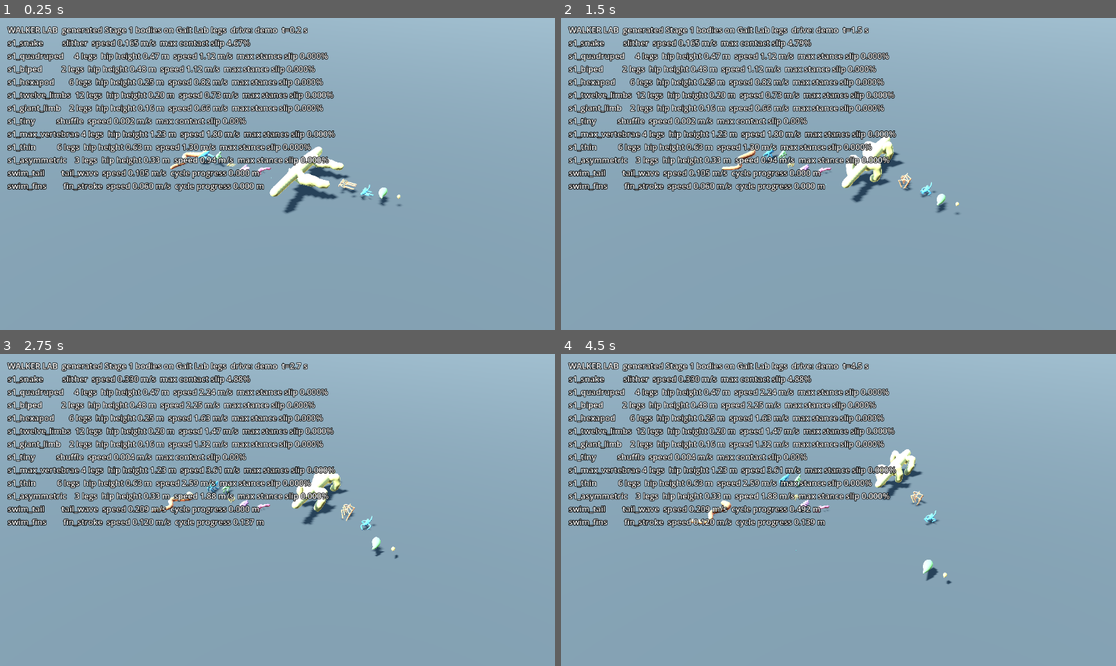
Above: before the commit, frames 1-4 (two rows, left to right).
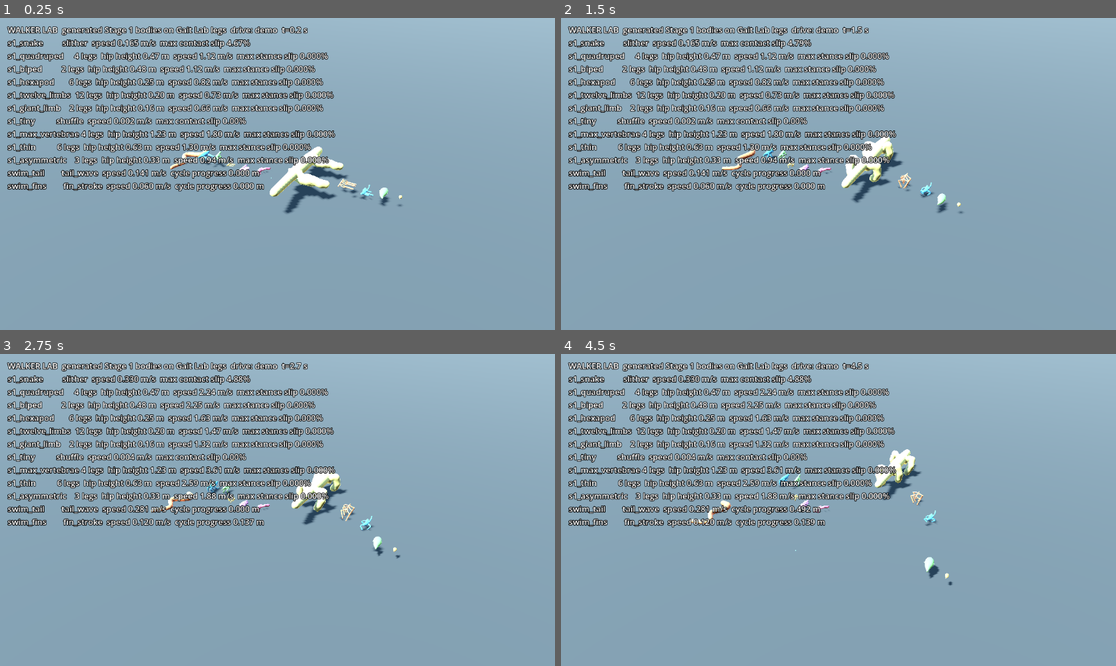
Above: after the commit, the same moments.

Repository: jjthillens-oss/pangaea
Game: Godot game, scene res://walker_lab.tscn
Two runs of this game, one before a commit and one after it. Both use one fixed random seed, a clock stepped at 60 frames per second and the inputs below. This scene is started directly instead of the project's main scene.
Inputs (mouse positions are in pixels of both pictures, inside the frame that each line leads up to):
- Up to frame 1 (0.25 s): no input
- Up to frame 2 (1.5 s): tap Enter at 0.5 s; move the mouse to (960, 158) at 0.52 s; hold D 0.53-1.25 s; tap Tab at 0.6 s; click (960, 158) at 0.67 s; tap E at 0.8 s; drag from (727, 189) to (810, 236) at 1.27 s
- Up to frame 3 (2.75 s): move the mouse to (333, 441) at 2.02 s; hold D from 2.03 s (still down); tap R at 2.1 s; tap T at 2.3 s
- Up to frame 4 (4.5 s): release D at 2.75 s; drag from (810, 572) to (672, 463) at 2.77 s; move the mouse to (1005, 556) at 3.52 s; hold A 3.53-4.25 s; tap Tab at 3.6 s; tap E at 3.8 s; drag from (672, 463) to (755, 432) at 4.27 s

The runs differ from the first frame. In frame 1, 0.3% of the frame differs, in the area x 25-73%, y 41-63%; in frame 2, 0.3%; in frame 3, 0.3%; in frame 4, 0.4%, in the area x 24-71%, y 30-75%.

Commit message:
Document and render proposed aquatic gait

Diff:
--- a/prototypes/creature-lab/domain/swim_drive.gd
+++ b/prototypes/creature-lab/domain/swim_drive.gd
@@ -80,9 +80,7 @@
 	# Buoyancy is neutral: no acceleration toward or away from a surface.
 	root_pitch = deg_to_rad(4.0) * clampf(throttle, -1.0, 1.0)
 	root_roll = deg_to_rad(4.0) * clampf(turn, -1.0, 1.0)
-	var up := Basis(Vector3.UP, -yaw) * (posed_root_transform().basis * Vector3.UP)
-	max_pitch = maxf(max_pitch, absf(atan2(up.z, up.y)))
-	max_roll = maxf(max_roll, absf(atan2(up.x, up.y)))
+	sample_root_orientation()
 	var old_cycle := floori(cycles)
 	cycles += wave_hz * dt * clampf(absf(v) / speed_top, 0.25, 1.0)
 	phase = fposmod(cycles, 1.0)
@@ -109,6 +107,12 @@
 	return Transform3D(Basis(Vector3.UP, yaw) * Basis.from_euler(Vector3(root_pitch, 0.0, root_roll)), position)
 
 
+func sample_root_orientation() -> void:
+	var up := Basis(Vector3.UP, -yaw) * (posed_root_transform().basis * Vector3.UP)
+	max_pitch = maxf(max_pitch, absf(atan2(up.z, up.y)))
+	max_roll = maxf(max_roll, absf(atan2(up.x, up.y)))
+
+
 func within_stability_gate() -> bool:
 	return max_pitch <= deg_to_rad(5.0) and max_roll <= deg_to_rad(5.0)
 
--- a/prototypes/creature-lab/lab_swim.gd
+++ b/prototypes/creature-lab/lab_swim.gd
@@ -13,15 +13,20 @@
 		var tail = LabSpine.body("fish")
 		tail.add_part("tail_fluke", {"host": "spine", "u": 1000, "ring": 500, "elev": 0})
 		tail.add_part("fin", {"host": "spine", "u": 400, "ring": 0})
+		_add_fin_pair(tail, 3)
 		return tail
 	if body_name == "swim_fins":
 		var fins = LabSpine.body("tadpole")
-		var attach: String = fins.vertebrae[2]["id"]
-		var p: Vector3 = fins.position_m(2)
-		var s: float = fins.scale_m()
-		var base := Vector3i(roundi(p.x / s), roundi(p.y / s), roundi(p.z / s))
-		var limb: String = fins.add_limb(attach, [[base + Vector3i(75, 0, 0), 45],
-				[base + Vector3i(220, 0, 25), 30]], true)
-		fins.add_part("flipper", {"host": limb + ":end", "u": 1000, "ring": 250, "mirror": true})
+		_add_fin_pair(fins, 2)
 		return fins
 	return null
+
+
+static func _add_fin_pair(desc: RefCounted, vertebra: int) -> void:
+	var attach: String = desc.vertebrae[vertebra]["id"]
+	var p: Vector3 = desc.position_m(vertebra)
+	var s: float = desc.scale_m()
+	var base := Vector3i(roundi(p.x / s), roundi(p.y / s), roundi(p.z / s))
+	var limb: String = desc.add_limb(attach, [[base + Vector3i(75, 0, 0), 45],
+			[base + Vector3i(220, 0, 25), 30]], true)
+	desc.add_part("flipper", {"host": limb + ":end", "u": 1000, "ring": 250, "mirror": true})
--- a/prototypes/creature-lab/tests/run_swim_tests.gd
+++ b/prototypes/creature-lab/tests/run_swim_tests.gd
@@ -36,6 +36,9 @@
 		print("SWIM %s mode=%s speed_top=%.3f hz=%.3f progress_min=%.3f curvature=%.3f pitch=%.2f roll=%.2f" % [
 			name, a.mode, a.speed_top, a.wave_hz, a.cycle_progress_min, a.max_curvature,
 			rad_to_deg(a.max_pitch), rad_to_deg(a.max_roll)])
+		a.root_pitch = deg_to_rad(6.0)
+		a.sample_root_orientation()
+		check(not a.within_stability_gate(), "%s deliberate 6-degree pitch fails 5-degree gate" % name)
 	var desc = Lab.body("swim_tail")
 	var rig = Rig.new()
 	root.add_child(rig)
@@ -43,6 +46,18 @@
 	rig.planner.step(1.0 / 60.0, 1.0, 0.0)
 	rig.sync(1.0 / 60.0)
 	check(rig.body.skeleton.get_bone_count() == desc.bone_count(), "generated swim rig keeps full skeleton")
+	check(rig.body.limb_roots.size() == 2 and
+			absf(rig.body.skeleton.get_bone_pose_rotation(rig.body.limb_roots[0]).get_angle()) > 0.001,
+			"paired fins actually stroke on the tail-wave rig")
+	var fins_desc = Lab.body("swim_fins")
+	var fins_rig = Rig.new()
+	root.add_child(fins_rig)
+	fins_rig.setup(fins_desc, SkinCpu.build(fins_desc, 32), Drive.create(fins_desc), Color.WHITE)
+	fins_rig.planner.step(1.0 / 60.0, 1.0, 0.0)
+	fins_rig.sync(1.0 / 60.0)
+	check(fins_rig.body.limb_roots.size() == 2 and
+			absf(fins_rig.body.skeleton.get_bone_pose_rotation(fins_rig.body.limb_roots[0]).get_angle()) > 0.001,
+			"fin-only rig strokes both generated flippers")
 	print("FAILURES: %d" % failures)
 	quit(1 if failures > 0 else 0)
 
--- /dev/null
+++ b/prototypes/creature-lab/tools/swim_shot.gd
@@ -0,0 +1,69 @@
+extends SceneTree
+## Capture a side (90-degree) view at the swim cycle's quarter stroke.
+
+const Lab := preload("res://lab_swim.gd")
+const Drive := preload("res://domain/swim_drive.gd")
+const Rig := preload("res://rig/swim_rig.gd")
+const SkinCpu := preload("res://skin/skin_cpu.gd")
+const BodyField := preload("res://domain/body_field.gd")
+const AnchorResolver := preload("res://domain/anchor_resolver.gd")
+const LabSpine := preload("res://lab_spine.gd")
+
+var body_name := "swim_tail"
+var out_path := "user://swim.png"
+
+
+func _init() -> void:
+	for arg in OS.get_cmdline_user_args():
+		var kv := arg.trim_prefix("--").split("=", true, 1)
+		match kv[0]:
+			"body": body_name = kv[1]
+			"out": out_path = kv[1]
+	var desc = Lab.body(body_name)
+	if desc == null:
+		printerr("unknown swim body: ", body_name)
+		quit(1)
+		return
+	var drive = Drive.create(desc)
+	var rig = Rig.new()
+	root.add_child(rig)
+	var orientations: Dictionary = LabSpine.part_orientations(LabSpine.part_rules())
+	rig.setup(desc, SkinCpu.build(desc, 48), drive, Color(0.27, 0.61, 0.81),
+		AnchorResolver.resolve_all(desc, BodyField.from_description(desc), orientations), orientations)
+	# Advance exactly one quarter of the body-derived stroke period.
+	for i in 15:
+		drive.step(1.0 / (60.0 * drive.wave_hz), 1.0, 0.0)
+		rig.sync(1.0 / 60.0)
+	_build_world(desc, rig)
+	for i in 3:
+		await process_frame
+	var img := root.get_viewport().get_texture().get_image()
+	var err := img.save_png(out_path)
+	print("swim_shot %s quarter-cycle side view -> %s (%s)" % [body_name,
+		ProjectSettings.globalize_path(out_path), error_string(err)])
+	for child in root.get_children():
+		child.queue_free()
+	await process_frame
+	load("res://rig/part_library.gd").clear()
+	quit(0 if err == OK else 1)
+
+
+func _build_world(desc: RefCounted, rig: Node3D) -> void:
+	var env := WorldEnvironment.new()
+	var e := Environment.new()
+	e.background_mode = Environment.BG_COLOR
+	e.background_color = Color(0.11, 0.28, 0.39)
+	e.ambient_light_source = Environment.AMBIENT_SOURCE_COLOR
+	e.ambient_light_color = Color(0.52, 0.72, 0.82)
+	e.ambient_light_energy = 0.9
+	env.environment = e
+	root.add_child(env)
+	var sun := DirectionalLight3D.new()
+	sun.rotation_degrees = Vector3(-45.0, 30.0, 0.0)
+	root.add_child(sun)
+	var camera := Camera3D.new()
+	camera.fov = 38.0
+	root.add_child(camera)
+	var centre: Vector3 = rig.planner.position
+	var distance: float = maxf(0.55, 1.8 * desc.bounds_m().get_longest_axis_size())
+	camera.look_at_from_position(centre + Vector3(distance, 0.3 * distance, 0.0), centre, Vector3.UP)
Not shown, added: prototypes/creature-lab/domain/swim_drive.gd.uid
Not shown, added: prototypes/creature-lab/lab_swim.gd.uid
Binary file added: prototypes/creature-lab/results/swim_fins_side.png
Binary file added: prototypes/creature-lab/results/swim_tail_side.png
Not shown, added: prototypes/creature-lab/rig/swim_rig.gd.uid
Not shown, added: prototypes/creature-lab/tests/run_swim_tests.gd.uid
Not shown, added: prototypes/creature-lab/tools/swim_shot.gd.uid
Not shown, added: docs/research/spore/SWIM_LAB_REPORT.md
Not shown, changed: prototypes/creature-lab/README.md
